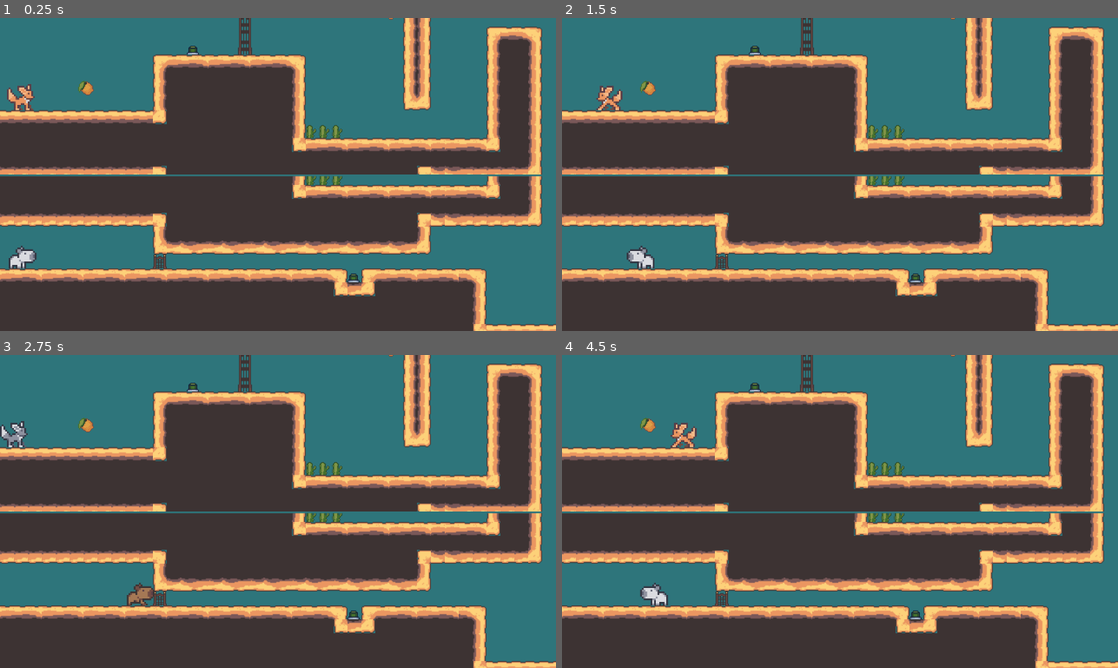
Above: before the commit, frames 1-4 (two rows, left to right).
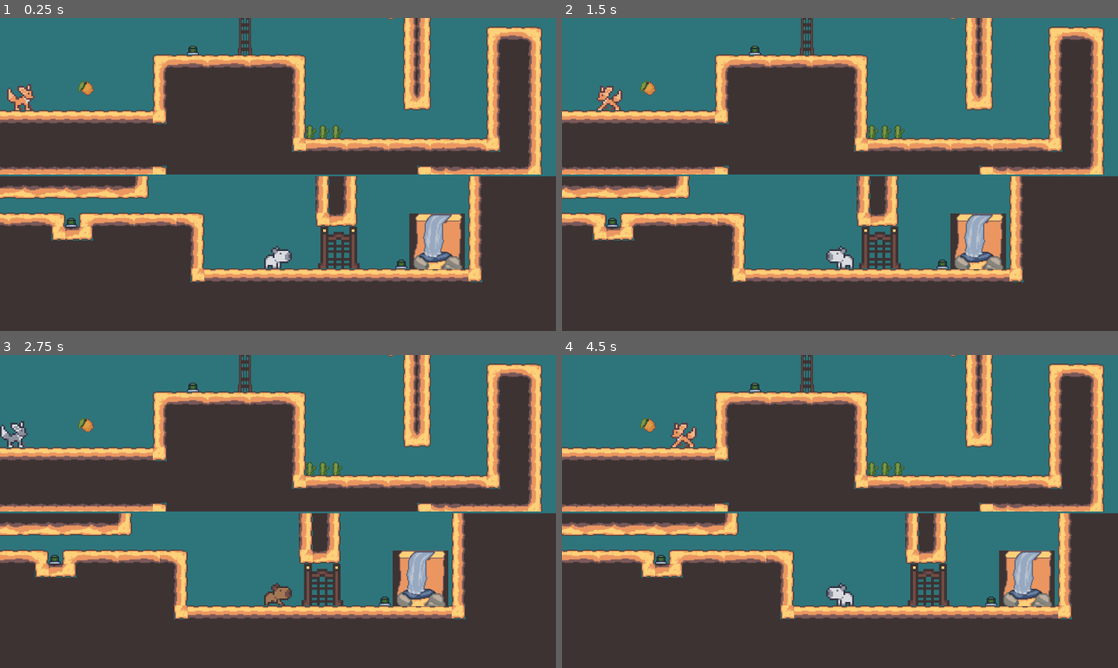
Above: after the commit, the same moments.

Repository: lhoffl/gmtk2024
Game: Godot game, scene res://transference/world/World.tscn
Two runs of this game, one before a commit and one after it. Both use one fixed random seed, a clock stepped at 60 frames per second and the inputs below.
Inputs:
- Up to frame 1 (0.25 s): no input
- Up to frame 2 (1.5 s): tap Enter at 0.5 s; hold D (player1_right) 0.53-1.28 s; tap Tab (swapBuddies) at 0.6, 1.35 s; tap Space (player1_jump) at 0.77 s; hold A (player1_left) from 1.28 s (still down)
- Up to frame 3 (2.75 s): tap Space (player1_jump) at 1.52 s; release A (player1_left) at 2.03 s; hold D (player1_right) from 2.03 s (still down); tap Tab (swapBuddies) at 2.1 s
- Up to frame 4 (4.5 s): tap Tab (swapBuddies) at 2.85, 3.6, 4.35 s; tap Space (player1_jump) at 3.02, 3.77 s; release D (player1_right) at 3.53 s; hold A (player1_left) from 3.53 s (still down)

The runs differ from the first frame. In frame 1, 30% of the frame differs, in the area x 0-100%, y 50-100%; in frame 2, 30%; in frame 3, 30%; in frame 4, 30%.

Commit message:
jumping & falling sprites

Diff:
--- a/transference/characters/players/player.tscn
+++ b/transference/characters/players/player.tscn
@@ -1,20 +1,40 @@
-[gd_scene load_steps=12 format=3 uid="uid://cmco0r6j6pdwr"]
+[gd_scene load_steps=16 format=3 uid="uid://cmco0r6j6pdwr"]
 
 [ext_resource type="Script" path="res://transference/characters/players/scripts/player.gd" id="1_7f2m8"]
+[ext_resource type="Texture2D" uid="uid://gnl7q1av2f71" path="res://transference/characters/players/sprites/fox6.png" id="2_23j3t"]
+[ext_resource type="Texture2D" uid="uid://bwr3eicdng51h" path="res://transference/characters/players/sprites/capy6.png" id="2_i52c4"]
 [ext_resource type="Texture2D" uid="uid://c2xr3v201piy5" path="res://transference/characters/players/sprites/fox1.png" id="2_ulms0"]
 [ext_resource type="Texture2D" uid="uid://bk3b08mttnyma" path="res://transference/characters/players/sprites/capy1.png" id="3_5iv4m"]
 [ext_resource type="Texture2D" uid="uid://ddsf77pc563rp" path="res://transference/characters/players/sprites/fox2.png" id="3_6ww8j"]
+[ext_resource type="Texture2D" uid="uid://cso15vgaycfme" path="res://transference/characters/players/sprites/capy5.png" id="4_fv75c"]
 [ext_resource type="Texture2D" uid="uid://dbifw1ckrjovb" path="res://transference/characters/players/sprites/capy2.png" id="4_lg05m"]
 [ext_resource type="Texture2D" uid="uid://dfw332cpftixw" path="res://transference/characters/players/sprites/fox3.png" id="4_o7048"]
 [ext_resource type="Texture2D" uid="uid://jgmhtpj6ckvh" path="res://transference/characters/players/sprites/fox4.png" id="4_t2q0p"]
 [ext_resource type="Texture2D" uid="uid://yywxxtho6fda" path="res://transference/characters/players/sprites/capy4.png" id="5_i43kj"]
 [ext_resource type="Texture2D" uid="uid://dp5aj603l5ncc" path="res://transference/characters/players/sprites/capy3.png" id="5_kcv5g"]
+[ext_resource type="Texture2D" uid="uid://b32qkllytcwbs" path="res://transference/characters/players/sprites/fox5.png" id="6_pybmm"]
 
 [sub_resource type="RectangleShape2D" id="RectangleShape2D_mj1pj"]
 size = Vector2(15, 12)
 
 [sub_resource type="SpriteFrames" id="SpriteFrames_jfxdo"]
 animations = [{
+"frames": [{
+"duration": 1.0,
+"texture": ExtResource("2_23j3t")
+}],
+"loop": true,
+"name": &"fall_p1",
+"speed": 5.0
+}, {
+"frames": [{
+"duration": 1.0,
+"texture": ExtResource("2_i52c4")
+}],
+"loop": true,
+"name": &"fall_p2",
+"speed": 5.0
+}, {
 "frames": [{
 "duration": 1.0,
 "texture": ExtResource("2_ulms0")
@@ -29,6 +49,22 @@
 }],
 "loop": true,
 "name": &"idle_p2",
+"speed": 5.0
+}, {
+"frames": [{
+"duration": 1.0,
+"texture": ExtResource("6_pybmm")
+}],
+"loop": true,
+"name": &"jump_p1",
+"speed": 5.0
+}, {
+"frames": [{
+"duration": 1.0,
+"texture": ExtResource("4_fv75c")
+}],
+"loop": true,
+"name": &"jump_p2",
 "speed": 5.0
 }, {
 "frames": [{
@@ -90,7 +126,7 @@
 texture_filter = 1
 scale = Vector2(2, 2)
 sprite_frames = SubResource("SpriteFrames_jfxdo")
-animation = &"uncontrolled_p2"
+animation = &"fall_p1"
 
 [node name="RayCast2D_Up" type="RayCast2D" parent="CharacterBody2D"]
 target_position = Vector2(0, -31)
--- a/transference/characters/players/scripts/player.gd
+++ b/transference/characters/players/scripts/player.gd
@@ -121,7 +121,10 @@
 		_animated_sprite.play("idle_p" + str(player_num))
 
 	if not grounded():
-		_animated_sprite.frame = 1
+		if _character_body.velocity.y < 0:
+			_animated_sprite.play("jump_p" + str(player_num))
+		else:
+			_animated_sprite.play("fall_p" + str(player_num))
 
 func change_mass(amount):
 
--- a/transference/levels/debug_level.tscn
+++ b/transference/levels/debug_level.tscn
@@ -51,7 +51,7 @@
 position = Vector2(24, 320)
 
 [node name="Player_2" parent="." instance=ExtResource("1_nxx4g")]
-position = Vector2(26, 448)
+position = Vector2(645, 503)
 player_num = 2
 
 [node name="Layer0" type="TileMapLayer" parent="."]
Binary file changed: transference/characters/players/sprites/capy.aseprite
Binary file added: transference/characters/players/sprites/capy5.png
Not shown, added: transference/characters/players/sprites/capy5.png.import
Binary file added: transference/characters/players/sprites/capy6.png
Not shown, added: transference/characters/players/sprites/capy6.png.import
Binary file added: transference/characters/players/sprites/capy7.png
Not shown, added: transference/characters/players/sprites/capy7.png.import
Binary file changed: transference/characters/players/sprites/fox.aseprite
Binary file added: transference/characters/players/sprites/fox5.png
Not shown, added: transference/characters/players/sprites/fox5.png.import
Binary file added: transference/characters/players/sprites/fox6.png
Not shown, added: transference/characters/players/sprites/fox6.png.import
